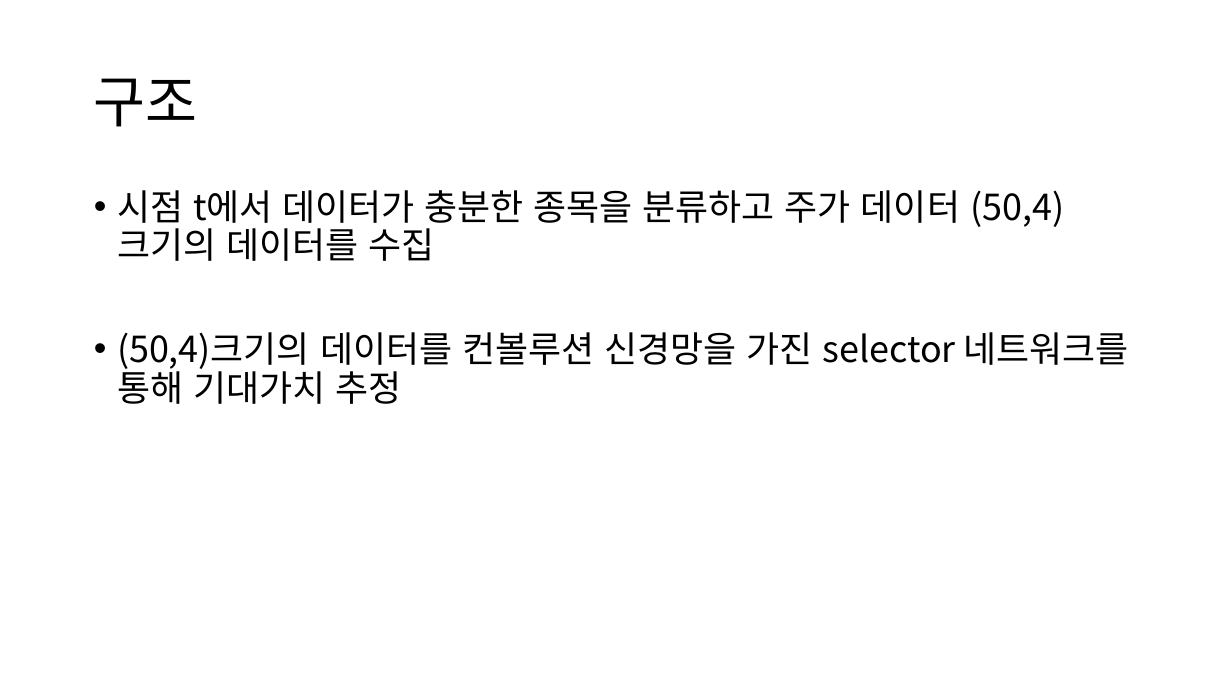
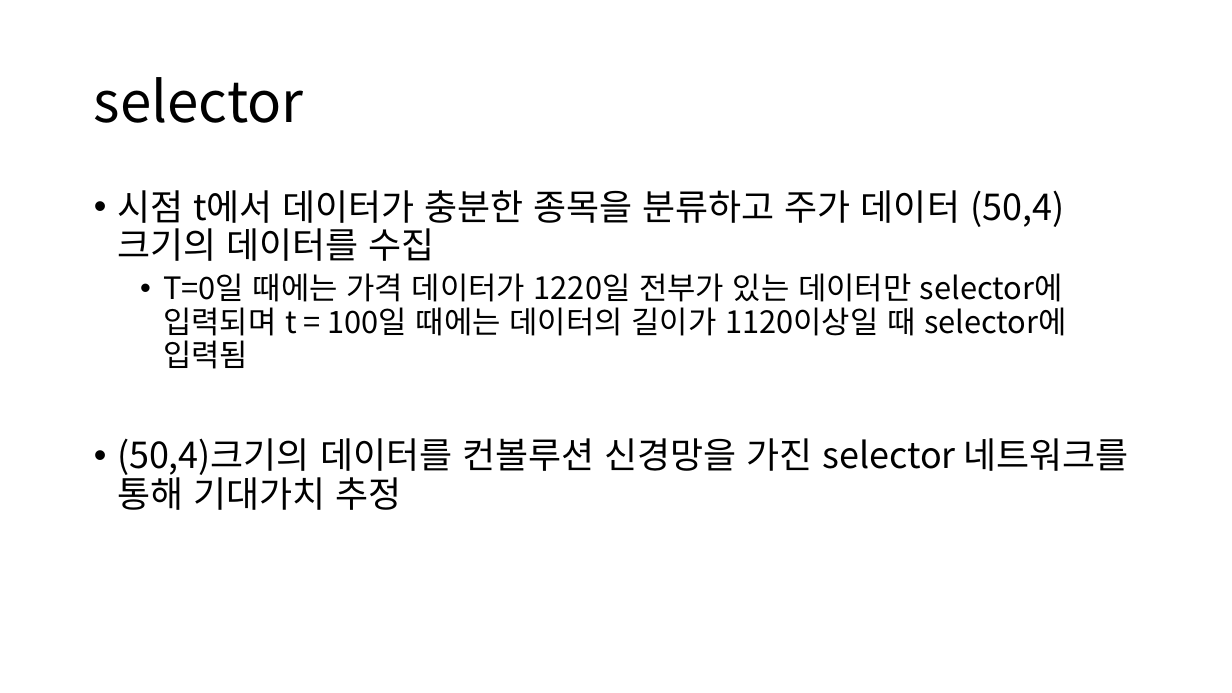
Before and after one commit to golbang2/kospi_portfolio_reinforcement_learning, a slide deck: slide 4 of kospi_portfolio_reinforcement_learning/포트폴리오 강화학습.pptx (slide 3 before the commit). Drawn at 1232x693 pixels with LibreOffice and Linux fonts; fonts in the diff are those of the drawing. Boxes give left, top, right and bottom in pixels: in the first picture for what was removed or moved away, otherwise in the second. Text is boxed around its words. In the diff, an @@ line names an element or a change of style, - is before the commit and + after.

```diff
--- a/kospi_portfolio_reinforcement_learning/포트폴리오 강화학습.pptx
+++ b/kospi_portfolio_reinforcement_learning/포트폴리오 강화학습.pptx
@@ title at (94,77,304,123): text changed @@
-구조
+selector
@@ text at (163,273,1067,369): paragraph added @@
+  • T=0일 때에는 가격 데이터가 1220일 전부가 있는 데이터만 selector에 입력되며 t = 100일 때에는 데이터의 길이가 1120이상일 때 selector에 입력됨
```
Also in this commit, not shown: 3 other slides changed, 1 slide added, 1 slide removed, 19 other files.
